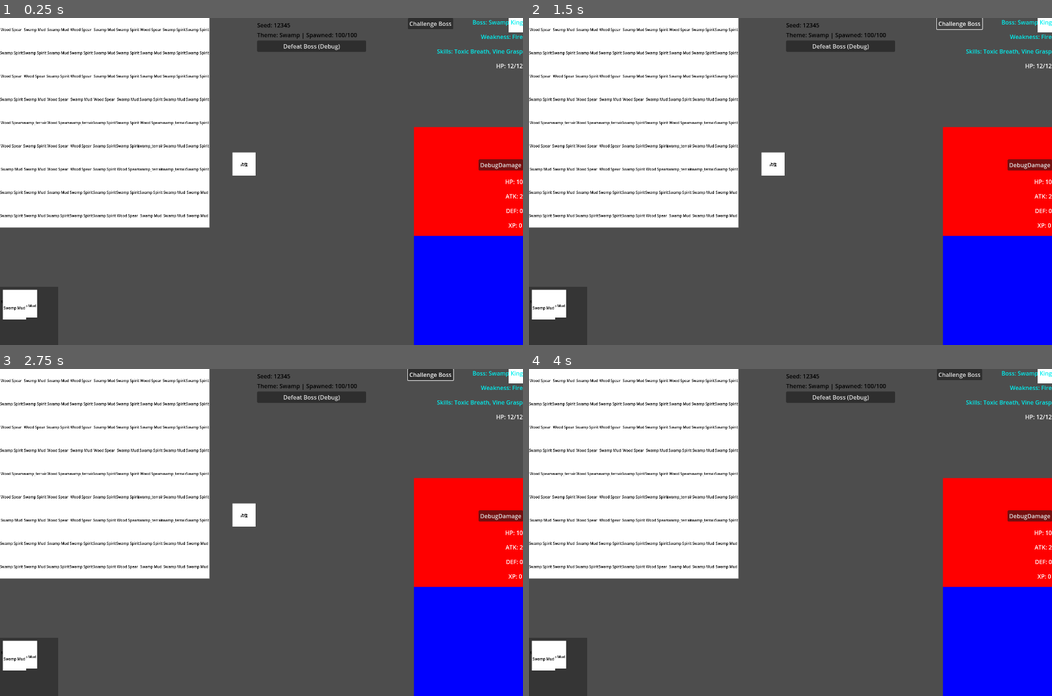
Above: before the commit, frames 1-4 (two rows, left to right).
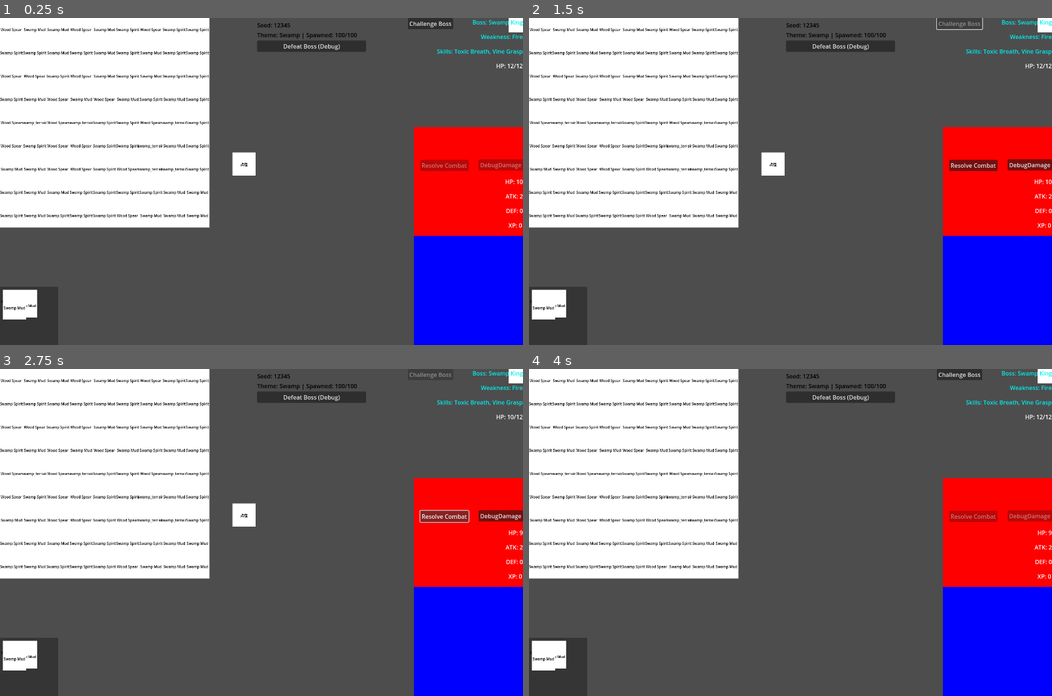
Above: after the commit, the same moments.

Repository: juni-freentocob/push-the-land
Game: Godot game, scene res://scenes/Main.tscn
Same seed, same stepped clock (60 frames per second), same inputs: the game is played once before the commit and once after it.
Inputs (mouse positions are in pixels of both pictures, inside the frame that each line leads up to):
- Up to frame 1 (0.25 s): no input
- Up to frame 2 (1.5 s): click (1031, 165) at 0.5 s, where only the run before the commit has a clickable "DebugDamage"; click "Challenge Boss" at 1.25 s
- Up to frame 3 (2.75 s): click (444, 516) at 2 s, where only the run after the commit has a clickable "Resolve Combat"
- Up to frame 4 (4 s): click "Defeat Boss (Debug)" at 2.75 s; click "Swamp" at 3.5 s

The runs differ from the first frame. In frame 1, 0.6% of the frame differs, in the area x 80-100%, y 43-47%; in frame 2, 0.4%; in frame 3, 0.5%; in frame 4, 0.6%, in the area x 80-100%, y 43-51%.

Commit message:
T14 Change

Diff:
--- a/data/themes/swamp_theme.tres
+++ b/data/themes/swamp_theme.tres
@@ -16,5 +16,4 @@
 output_remap = {
 "swamp_enemy": "swamp_enemy"
 }
-merge_rule_paths = PackedStringArray("res://data/merge/swamp_rules.tres")
 metadata/_custom_type_script = "uid://dqwmvf0u14jkh"
--- a/scenes/ui/HeroPanel.tscn
+++ b/scenes/ui/HeroPanel.tscn
@@ -90,3 +90,11 @@
 grow_horizontal = 0
 grow_vertical = 2
 text = "DebugDamage"
+
+[node name="ResolveCombatButton" type="Button" parent="."]
+layout_mode = 0
+offset_left = 1157.0
+offset_top = 390.0
+offset_right = 1290.0
+offset_bottom = 421.0
+text = "Resolve Combat"
--- a/scripts/main.gd
+++ b/scripts/main.gd
@@ -9,6 +9,7 @@
 @export var drop_pool: PackedStringArray = PackedStringArray(["wood_spear", "swamp_spirit", "swamp_mud"])
 @export var enemy_xp_reward: int = 3
 @export var theme_pool: PackedStringArray = PackedStringArray(["swamp", "city"])
+@export var debug_damage_enabled: bool = true
 
 @onready var board: Board = $Board
 @onready var hero_panel: HeroPanel = $UI/HeroPanel
@@ -22,6 +23,7 @@
 @onready var debug_boss_button: Button = _find_button("DebugBossButton")
 @onready var challenge_boss_button: Button = get_node_or_null("UI/BossPreview/ChallengeBossButton") as Button
 @onready var debug_damage_button: Button = get_node_or_null("UI/HeroPanel/DebugDamage") as Button
+@onready var resolve_combat_button: Button = get_node_or_null("UI/HeroPanel/ResolveCombatButton") as Button
 
 const CARD_VIEW_SCENE: PackedScene = preload("res://scenes/cards/CardView.tscn")
 
@@ -44,7 +46,7 @@
 		hud.z_index = 100
 	theme_choice.z_index = 200
 	boss_preview.hide_boss()
-	_set_boss_button_enabled(false)
+	_refresh_combat_buttons()
 	_refresh_merge_rules_for_theme()
 	board.merge_happened.connect(_on_board_merge_happened)
 	board.spirit_terrain_happened.connect(_on_board_spirit_terrain_happened)
@@ -64,6 +66,10 @@
 		push_error("[Main] DebugDamage button not found. Check UI/HeroPanel/DebugDamage.")
 	else:
 		debug_damage_button.pressed.connect(_on_debug_damage_pressed)
+	if resolve_combat_button == null:
+		push_error("[Main] ResolveCombatButton not found. Check UI/HeroPanel/ResolveCombatButton.")
+	else:
+		resolve_combat_button.pressed.connect(_on_resolve_combat_pressed)
 	_setup_seed()
 	_update_debug_hud()
 	_spawn_initial_cards()
@@ -120,7 +126,7 @@
 		boss_spawned = true
 		boss_hp_current = boss_hp_max
 		_show_boss_preview()
-		_set_boss_button_enabled(true)
+		_refresh_combat_buttons()
 		print("[Main] Boss ready.")
 
 func _show_boss_preview() -> void:
@@ -130,6 +136,16 @@
 func _set_boss_button_enabled(enabled: bool) -> void:
 	if challenge_boss_button != null:
 		challenge_boss_button.disabled = not enabled
+
+func _refresh_combat_buttons() -> void:
+	var can_challenge: bool = boss_spawned and not boss_defeated and not boss_fight_active
+	var can_resolve: bool = boss_fight_active and not boss_defeated
+	if challenge_boss_button != null:
+		challenge_boss_button.disabled = not can_challenge
+	if resolve_combat_button != null:
+		resolve_combat_button.disabled = not can_resolve
+	if debug_damage_button != null:
+		debug_damage_button.disabled = (not debug_damage_enabled) or (not can_resolve)
 
 func _spawn_one() -> void:
 	var card_id := _pick_weighted_id(theme.deck_weights)
@@ -276,7 +292,7 @@
 		boss_spawned = true
 		boss_hp_current = boss_hp_max
 		_show_boss_preview()
-		_set_boss_button_enabled(true)
+		_refresh_combat_buttons()
 	if not boss_spawned:
 		push_warning("[Main] ChallengeBoss ignored: boss not ready.")
 		return
@@ -286,40 +302,50 @@
 		boss_hp_current = boss_hp_max
 		boss_preview.set_boss_hp(boss_hp_current, boss_hp_max)
 	boss_fight_active = true
+	_refresh_combat_buttons()
+	print("[Main] Boss fight started.")
+
+func _on_resolve_combat_pressed() -> void:
+	if not boss_fight_active:
+		push_warning("[Main] ResolveCombat ignored: boss fight inactive.")
+		return
+	if boss_defeated:
+		return
+	_resolve_boss_round()
 
 func _on_debug_damage_pressed() -> void:
+	if not debug_damage_enabled:
+		push_warning("[Main] DebugDamage ignored: disabled.")
+		return
 	if not boss_fight_active:
 		return
 	boss_hp_current = max(boss_hp_current - 1, 0)
 	boss_preview.set_boss_hp(boss_hp_current, boss_hp_max)
+	print("[Main] DebugDamage applied. Boss HP:", boss_hp_current, "/", boss_hp_max)
 	if boss_hp_current <= 0:
-		boss_fight_active = false
 		_on_boss_defeated()
 
-func _resolve_boss_combat() -> void:
+func _resolve_boss_round() -> void:
 	var boss_atk: int = 1
 	var boss_def: int = 0
-	var hero_hp: int = hero_panel.hp
-	var boss_hp: int = boss_hp_current
-	while hero_hp > 0 and boss_hp > 0:
-		var hero_dmg: int = max(hero_panel.get_attack() - boss_def, 1)
-		boss_hp -= hero_dmg
-		if boss_hp <= 0:
-			break
-		var boss_dmg: int = max(boss_atk - hero_panel.get_defense(), 1)
-		hero_hp -= boss_dmg
-	boss_hp_current = max(boss_hp, 0)
-	hero_panel.hp = max(hero_hp, 0)
+	var hero_dmg: int = max(hero_panel.get_attack() - boss_def, 1)
+	boss_hp_current = max(boss_hp_current - hero_dmg, 0)
 	boss_preview.set_boss_hp(boss_hp_current, boss_hp_max)
+	print("[Main] ResolveCombat hit boss for", hero_dmg, "=>", boss_hp_current, "/", boss_hp_max)
 	if boss_hp_current <= 0:
 		_on_boss_defeated()
+		return
+	var boss_dmg: int = max(boss_atk - hero_panel.get_defense(), 1)
+	hero_panel.apply_damage(boss_dmg)
+	print("[Main] ResolveCombat boss retaliates for", boss_dmg)
 
 func _on_boss_defeated() -> void:
 	if boss_defeated:
 		return
 	boss_defeated = true
+	boss_fight_active = false
 	boss_preview.set_boss_hp(0, boss_hp_max)
-	_set_boss_button_enabled(false)
+	_refresh_combat_buttons()
 	_set_card_interaction_enabled(false)
 	_show_theme_choices()
 	print("[Main] Boss defeated.")
@@ -381,8 +407,9 @@
 	if boss_defeated:
 		return
 	boss_defeated = true
+	boss_fight_active = false
 	boss_preview.hide_boss()
-	_set_boss_button_enabled(false)
+	_refresh_combat_buttons()
 	_set_card_interaction_enabled(false)
 	_show_theme_choices()
 	print("[Main] Debug defeat boss triggered.")
@@ -439,6 +466,7 @@
 	boss_defeated = false
 	boss_hp_current = 0
 	boss_fight_active = false
+	_refresh_combat_buttons()
 	_setup_seed()
 	_update_debug_hud()
 	await get_tree().process_frame
Not shown, changed: AAA.txt
Not shown, added: M2_PLAN_REVIEW.txt
Not shown, changed: PLANS.md
Not shown, changed: docs/DATA_SCHEMA.md
Not shown, changed: docs/STATE.md
Not shown, added: docs/TEST_PLAN_M2.md
